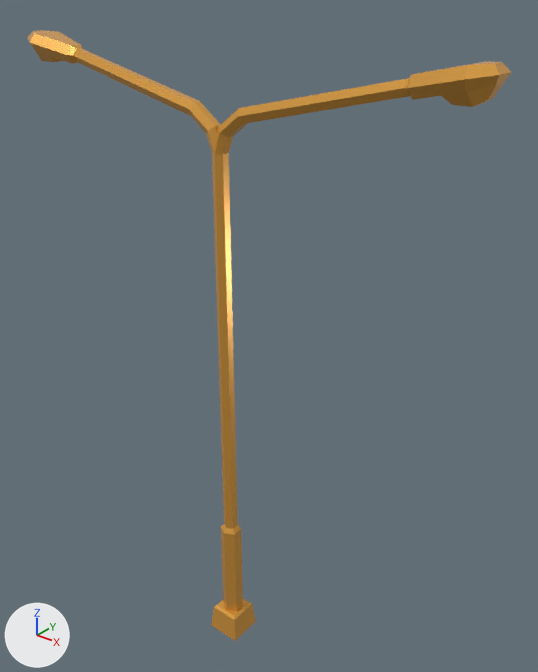
A saved change to the glTF model public/models/lamp-road-double.glb.
Rendered twice from a 50 mm lens placed at (6.45, -7.08, 10.2), pointed at (0.28, 0.65, 5.41). Every picture has the same lights, and +X, +Y and +Z are marked at lower left. Where no turn or scale is listed for an object, it has been applied to the vertices.

Objects in the first picture: 'lamp-road-double'.
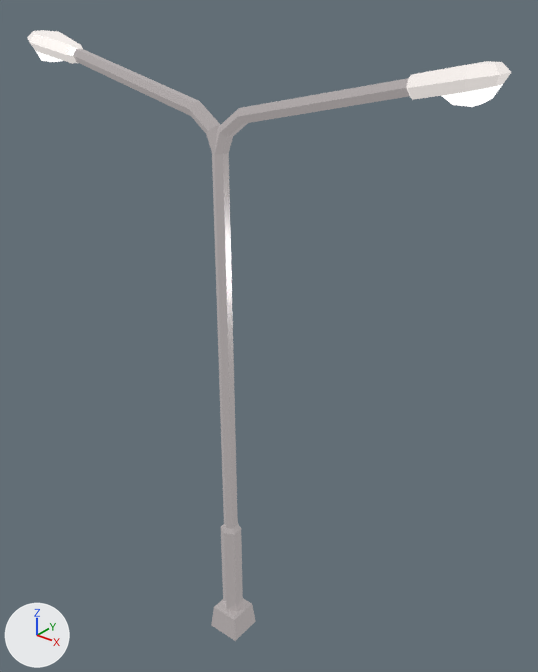
Changed parts and their boxes [x1, y1, x2, y2] in the pictures (538 x 672 px):
'lamp-road-double', recoloured (orange to white)
    both: [27, 30, 511, 641]

The change, as a list of edits to the scene's bpy script:
```text
Add img_base:
    img_base = load_image('base', '_unpacked/base', 1024, 1024, 'sRGB')
Add mat_lowpoly_colors_001:
    mat_lowpoly_colors_001 = bpy.data.materials.new('LOWPOLY-COLORS.001')
    # uses the picture img_base
Change me_lamp_road_double:
    where me_lamp_road_double.from_pydata(...)  # 134 vertices, 264 faces; spans x -3.61..3.6, y -0.3..0.3, z 0.0..9.46
    remove me_lamp_road_double.materials.append(mat_lowpoly_colors)  # orange #e7a747
    add me_lamp_road_double.materials.append(mat_lowpoly_colors_001)
```
